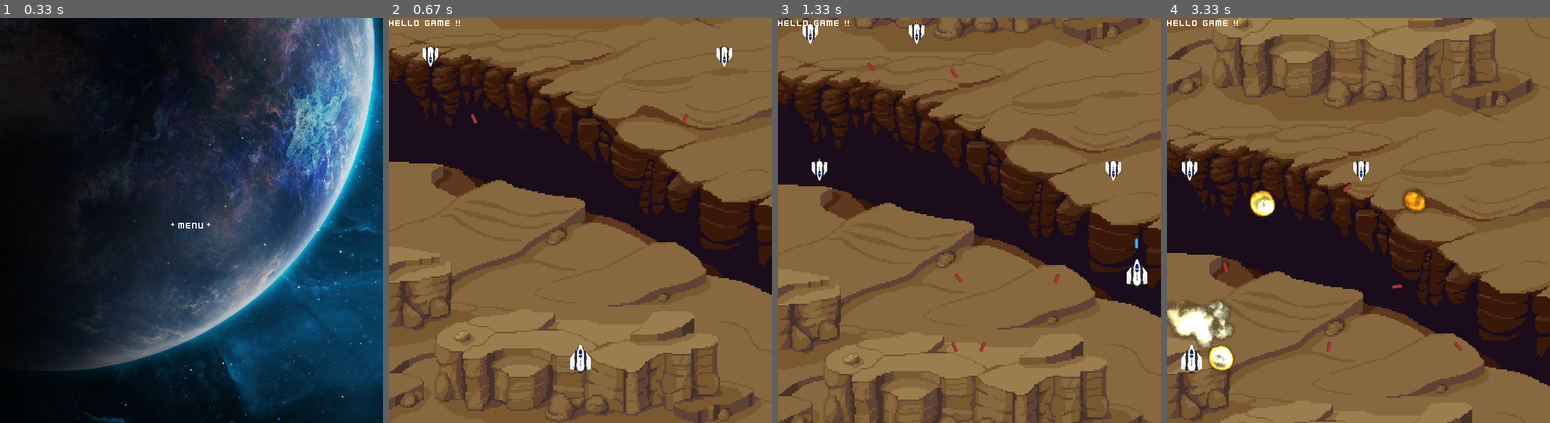
Above: before the commit, frames 1-4 (left to right).
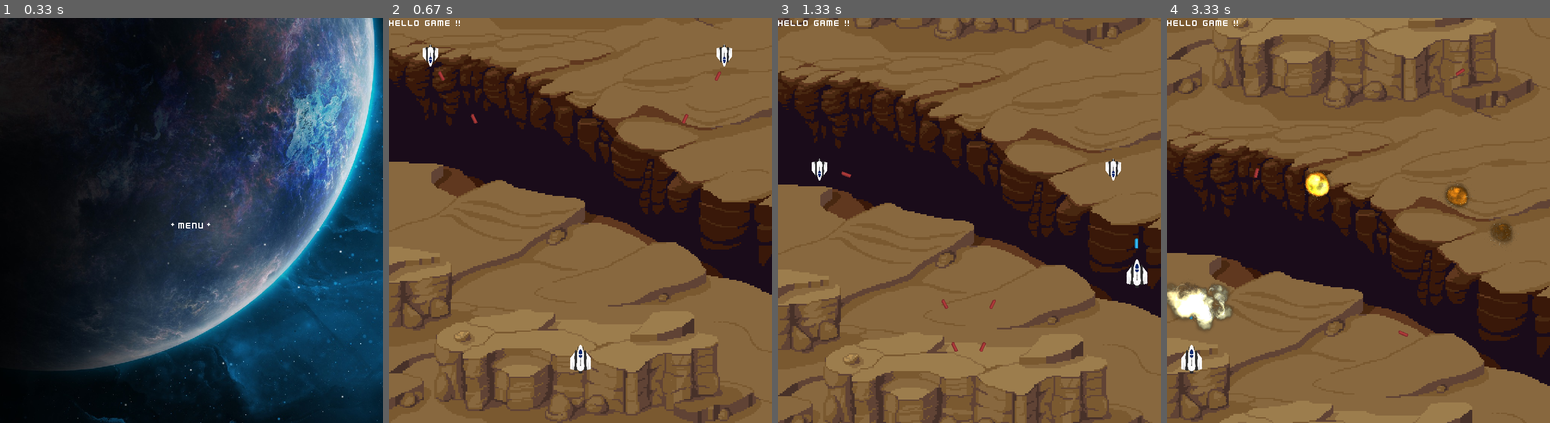
Above: after the commit, the same moments.

Repository: 2ndcouteau/Py_shmup
Game: pygame game, started from srcs/main.py
Two runs of this game, one before a commit and one after it. Both use one fixed random seed, a clock stepped at 60 frames per second and the inputs below.
Inputs:
- Up to frame 1 (0.33 s): no input
- Up to frame 2 (0.67 s): tap Enter at 0.33 s
- Up to frame 3 (1.33 s): hold Right 0.67-1.13 s; hold Up from 1.17 s (still down); tap Space at 1.23 s
- Up to frame 4 (3.33 s): release Up at 1.47 s; hold Right 1.5-1.97 s; tap Space at 1.57, 1.87, 2.07, 2.37, 2.63, 2.97, 3.27 s; hold Left 2-2.53 s; hold Down 2.57-2.87 s; hold Left 2.9-3.3 s

Frame 1 is identical in both runs. In frame 2, less than 0.1% of the frame differs, in the area x 12-87%, y 13-16%; in frame 3, 0.4%; in frame 4, 4.2%, in the area x 0-93%, y 12-88%.

Commit message:
[UPDATE] todo.md

Diff:
--- a/srcs/class_Game.py
+++ b/srcs/class_Game.py
@@ -153,7 +153,7 @@
 			for i in range(1, 3):
 				Enemy(self)
 			# Reset the countdown timer to one second.
-			self.timer_gen_e = ENEMIES_SPAWN_FREQUENCY + randint(0, 1000)
+			self.timer_gen_e = ENEMIES_SPAWN_FREQUENCY + randint(0, 3000)
 
 	def collide_management(self):
 		# See if the enemies collide with player
--- a/srcs/constants.py
+++ b/srcs/constants.py
@@ -51,8 +51,8 @@
 LEVEL_MENU = 1 << 2
 
 PLAYER_SHOOT_FREQUENCY = 1000 / 20
-ENEMIES_SHOOT_FREQUENCY = 1000 / 4
-ENEMIES_SPAWN_FREQUENCY = 1000 / 2
+ENEMIES_SHOOT_FREQUENCY = 1000 / 10
+ENEMIES_SPAWN_FREQUENCY = 1000 / 10
 
 NEUTRALS_SPAWN_FREQUENCY = 1000
 
Not shown, changed: todo.md
